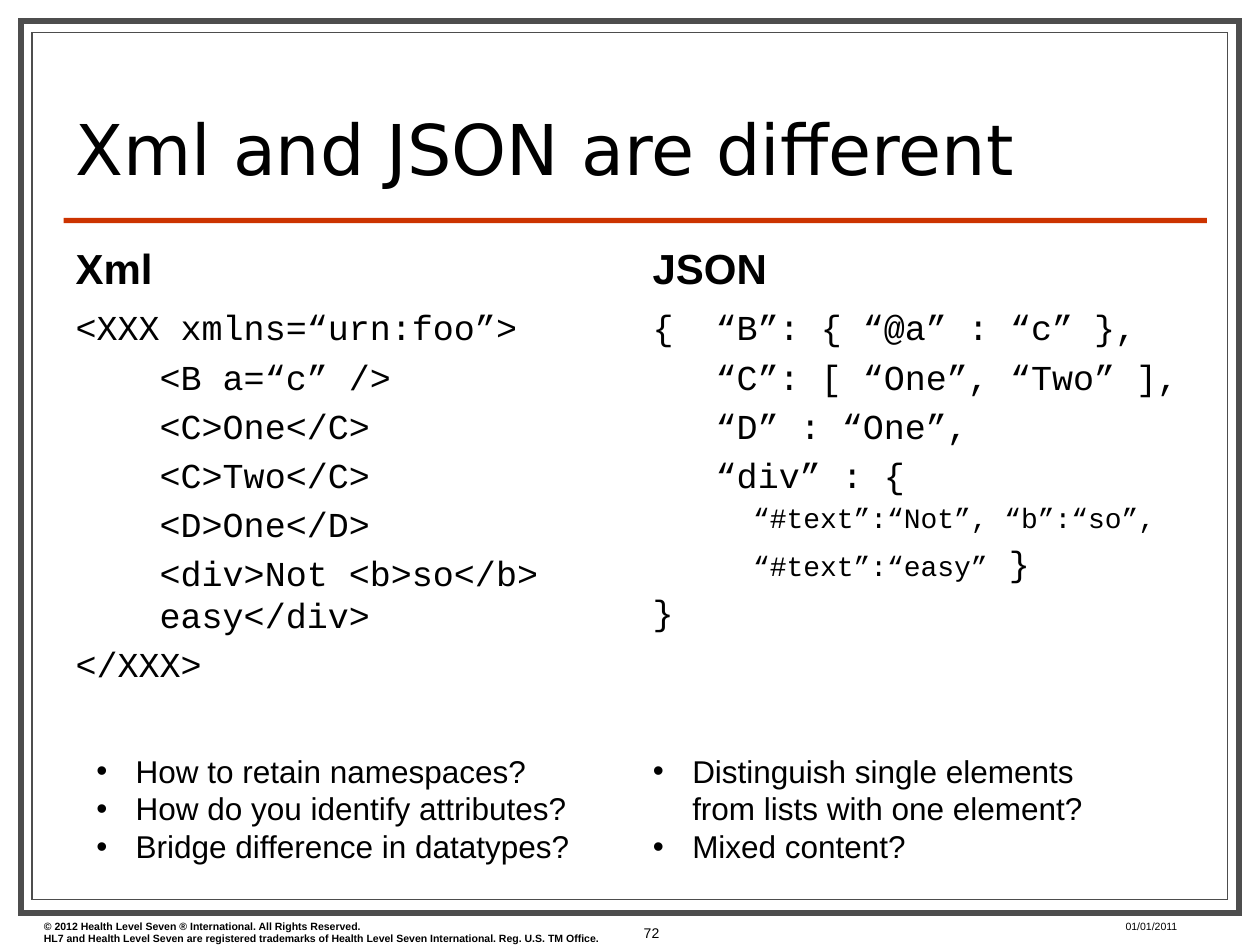
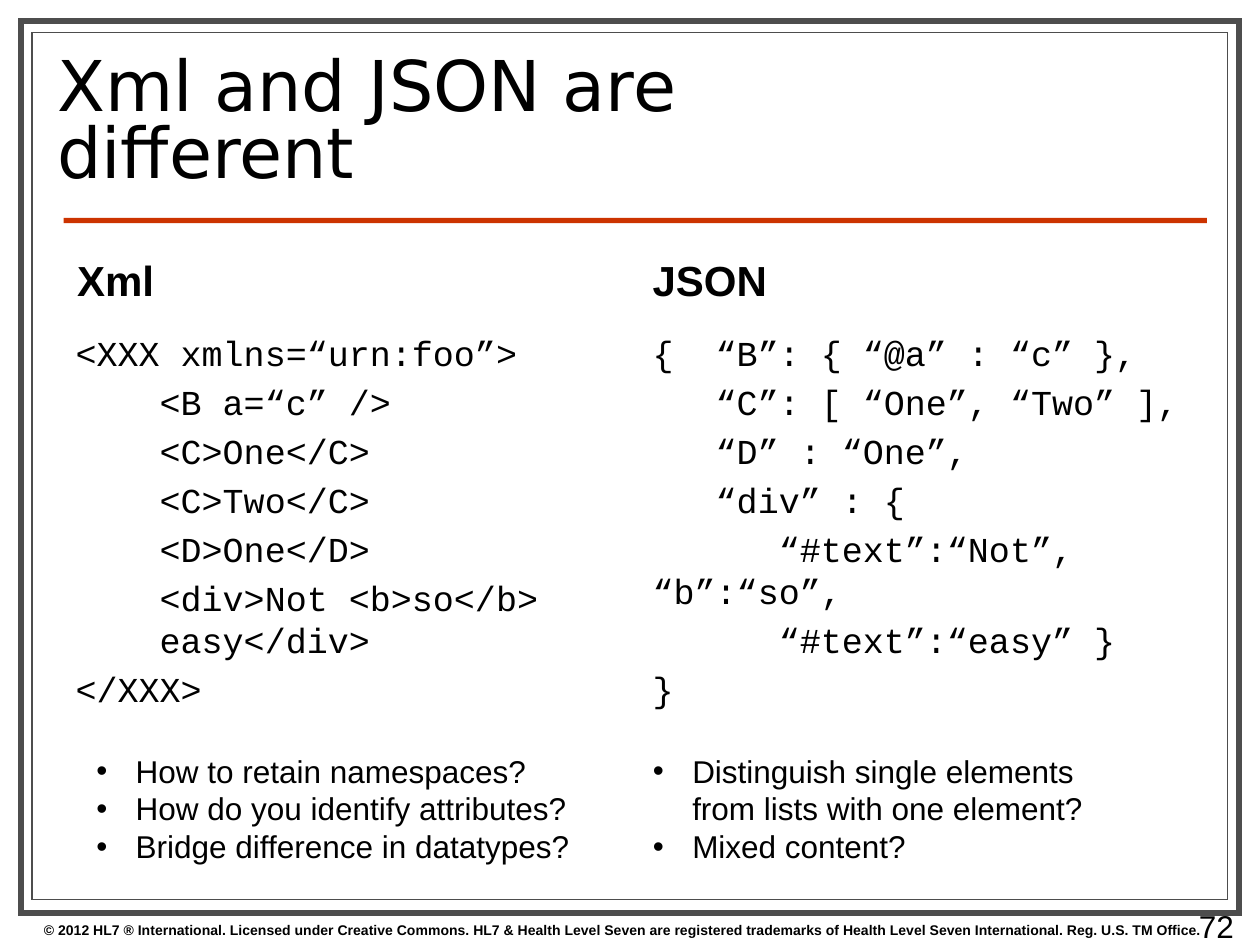
Before and after one commit to vista-novo/fhir, a slide deck: slide 72 of presentations/2013-01 Tutorials/201301 - Phoenix - FhirForDevelopersWGMTutorial.pptx. Drawn at 1260x945 pixels with LibreOffice and Linux fonts; fonts in the diff are those of the drawing; background and template pictures are left out. Boxes give left, top, right and bottom in pixels: in the first picture for what was removed or moved away, otherwise in the second. Text is boxed around its words. In the diff, an @@ line names an element or a change of style, - is before the commit and + after.

```diff
--- a/presentations/2013-01 Tutorials/201301 - Phoenix - FhirForDevelopersWGMTutorial.pptx
+++ b/presentations/2013-01 Tutorials/201301 - Phoenix - FhirForDevelopersWGMTutorial.pptx
@@ vertical alignment bottom to middle in 3 elements at [653,266,767,297], [77,265,154,296], [57,57,676,179] @@
@@ title "Xml and JSON are different": place and size @@
-title "Xml and JSON are different" at [76,121,1014,189]
+title "Xml and JSON are different" at [57,57,676,179]
@@ text "Xml": place and size @@
-text "Xml" at [76,253,153,284]
+text "Xml" at [77,265,154,296]
@@ text "JSON": place and size @@
-text "JSON" at [653,254,767,285]
+text "JSON" at [653,266,767,297]
@@ text "<XXX xmlns=“urn:foo”>": place and size @@
-text "<XXX xmlns=“urn:foo”>" at [76,316,538,678]
+text "<XXX xmlns=“urn:foo”>" at [76,341,538,703]
@@ text "{ “B”: { “@a” : ...": place and size @@
-text "{ “B”: { “@a” : ..." at [716,316,1155,582]
+text "{ “B”: { “@a” : ..." at [653,341,1115,661]
@@ text at [653,537,1073,661]: size 16 to 20 pt in "“#text”:“Not”, “b”:“so”,", "“#text”:“easy”" @@
@@ text at [58,925,1201,938]: text changed; size 6 to 8 pt @@
-© 2012 Health Level Seven ® International. All Rights Reserved.
-HL7 and Health Level Seven are registered trademarks of Health Level Seven International. Reg. U.S. TM Office.
+© 2012 HL7 ® International. Licensed under Creative Commons. HL7 & Health Level Seven are registered trademarks of Health Level Seven International. Reg. U.S. TM Office.
@@ text removed at [1126,922,1178,930] @@
-01/01/2011
@@ page number: place and size @@
-page number at [644,928,660,938]
+page number at [1199,913,1234,938]
@@ page number at [1199,913,1234,938]: size 8 to 18 pt; alignment right to left; vertical alignment middle to top @@
```
Also in this commit, not shown: 84 other slides changed, 1 slide added, 1 slide removed.
